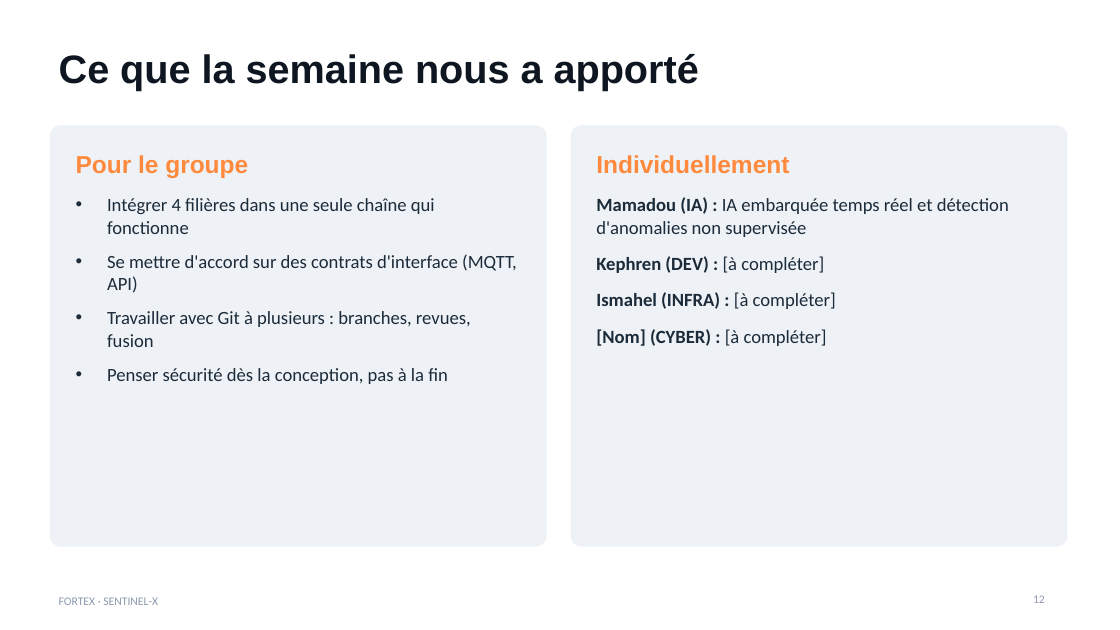
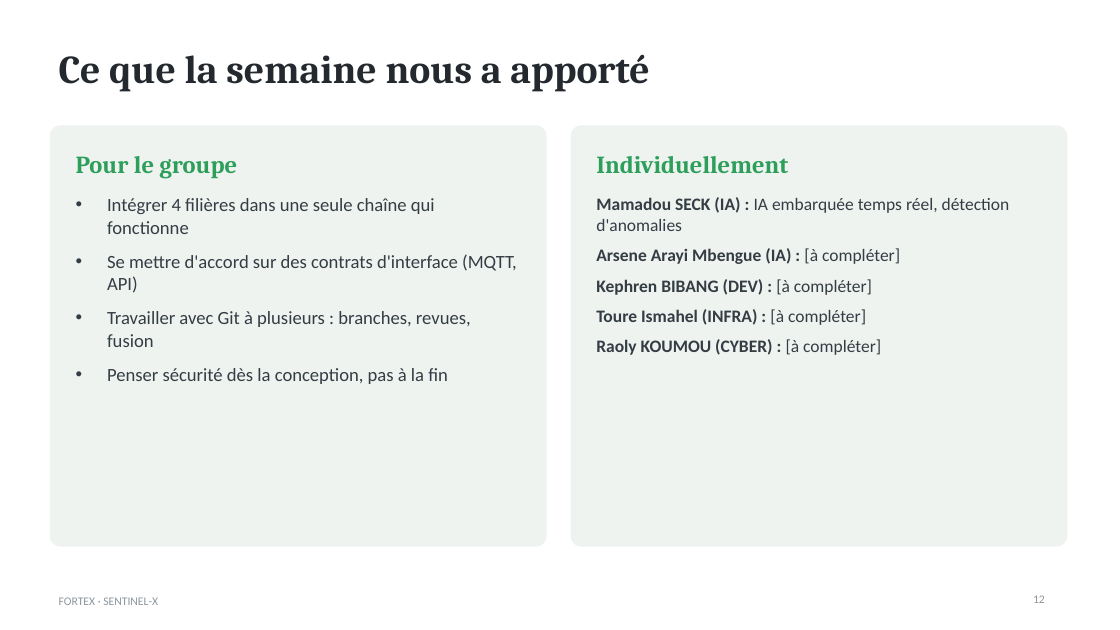
Before and after one commit to Fortexworkshop/ia, a slide deck: slide 12 of livrables/Workshop2026-M1-G-Pres.pptx. Drawn at 1120x630 pixels with LibreOffice and Linux fonts; fonts in the diff are those of the drawing. Boxes give left, top, right and bottom in pixels: in the first picture for what was removed or moved away, otherwise in the second. Text is boxed around its words. In the diff, an @@ line names an element or a change of style, - is before the commit and + after.

```diff
--- a/livrables/Workshop2026-M1-G-Pres.pptx
+++ b/livrables/Workshop2026-M1-G-Pres.pptx
@@ title "Ce que la semaine nous ..." at bbox=[59, 54, 649, 92]: font Arial to Cambria, text colour #0E1621 to #23292E @@
@@ rounded rectangle at bbox=[50, 126, 546, 546]: fill #EEF2F6 to #EEF3F0; outline #EEF2F6 1 pt to #EEF3F0 1 pt @@
@@ text "Pour le groupe" at bbox=[76, 156, 237, 179]: font Arial to Cambria, text colour #FF8A3D to #2E9E5B @@
@@ rounded rectangle at bbox=[571, 126, 1067, 546]: fill #EEF2F6 to #EEF3F0; outline #EEF2F6 1 pt to #EEF3F0 1 pt @@
@@ text "Individuellement" at bbox=[596, 156, 788, 173]: font Arial to Cambria, text colour #FF8A3D to #2E9E5B @@
@@ text "Intégrer 4 filières dans une ..." at bbox=[107, 198, 517, 384]: text colour #1C2B3A to #353D44 @@
@@ text at bbox=[596, 197, 1010, 355]: text changed; size 16 to 15 pt; text colour #1C2B3A to #353D44; bold on @@
-Mamadou (IA) : IA embarquée temps réel et détection d'anomalies non supervisée
-Kephren (DEV) : [à compléter]
-Ismahel (INFRA) : [à compléter]
-[Nom] (CYBER) : [à compléter]
+Mamadou SECK (IA) : IA embarquée temps réel, détection d'anomalies
+Arsene Arayi Mbengue (IA) : [à compléter]
+Kephren BIBANG (DEV) : [à compléter]
+Toure Ismahel (INFRA) : [à compléter]
+Raoly KOUMOU (CYBER) : [à compléter]
@@ text "FORTEX · SENTINEL-X" at bbox=[59, 597, 158, 605]: text colour #8D99AE to #8C969D @@
@@ page number at bbox=[1033, 595, 1045, 603]: text colour #8D99AE to #8C969D @@
```
Also in this commit, not shown: 13 other slides changed, 2 other files.
